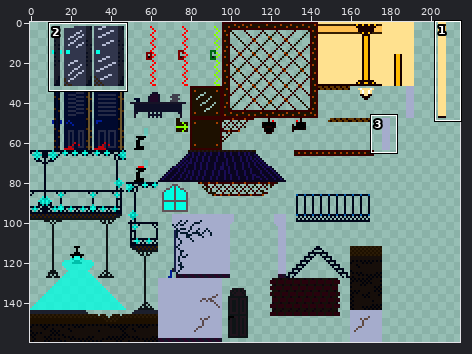
Sprite sheet, stored at assets/UntitledSpyGameSpriteMap-1.png.png. Above, an overview of the earlier version with the close-up marked.
Close-up. Before the edit:
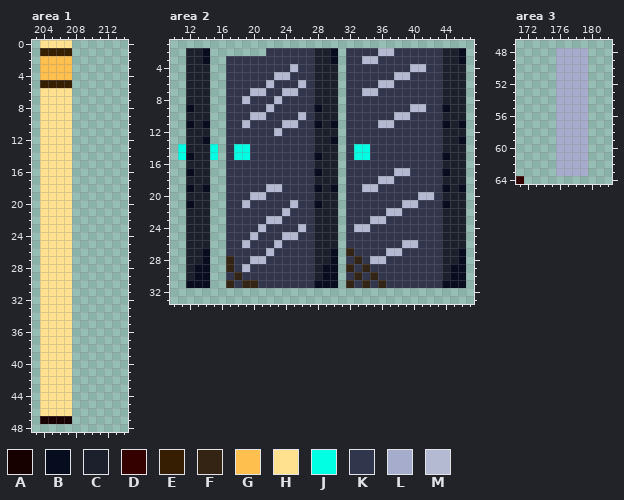
The file is 240x160 pixels. Colours within 5 levels of each other are drawn and written as one. Shown: area 1: x 203..214, y 0..48; area 2: x 10..47, y 1..33; area 3: x 171..182, y 47..64. The wide view leaves out empty margins. The commit also changed other parts of the picture, which this record leaves out.
Palette (. is transparent): A #170000  B #070c1e  C #1c1f2c  D #350000  E #351e01  F #342414  G #ffbf4f  H #ffe18f  J #00ffe3  K #31364c  L #a5accc  M #b3bad2
Once edited:
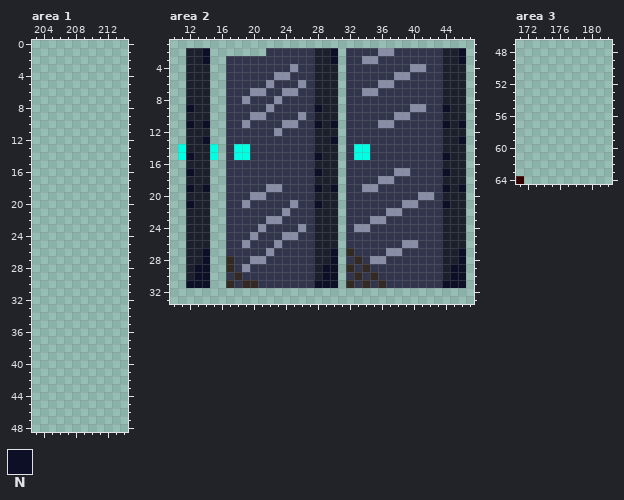
Colours new in this view: N #0d0f27
The exact change:
colour F: #342414 -> #332a26
colour M: #b3bad2 -> #888ea6
Area 1:
y 0: x 204..207 HHHH -> ....
y 1: x 204..207 EEEE -> ....
y 2..4: x 204..207 GGGG -> ....
y 5: x 204..207 EEEE -> ....
y 6..46: x 204..207 HHHH -> ....
y 47: x 204..207 AAAA -> ....
Area 2:
y 2..3: x 14 B -> N; x 30 B -> N; x 46 B -> N
y 9: x 12 B -> N; x 28 B -> N; x 44 B -> N
y 11: x 12 B -> N; x 14 B -> N; x 28 B -> N; x 30 B -> N; x 44 B -> N; x 46 B -> N
y 13: x 14 B -> N; x 30 B -> N; x 46 B -> N
y 15: x 12 B -> N; x 28 B -> N; x 44 B -> N
y 17: x 12 B -> N; x 28 B -> N; x 44 B -> N
y 19: x 12 B -> N; x 14 B -> N; x 28 B -> N; x 30 B -> N; x 44 B -> N; x 46 B -> N
y 21: x 12 B -> N; x 28 B -> N; x 44 B -> N
y 27..28: x 14 B -> N; x 30 B -> N; x 46 B -> N
y 29..30: x 13..14 BB -> NN; x 29..30 BB -> NN; x 45..46 BB -> NN
y 31: x 12..14 BBB -> NNN; x 28..30 BBB -> NNN; x 44..46 BBB -> NNN
Area 3:
y 48..63: x 176..179 LLLL -> ....
Pixel boxes of the changes (left, top, right, bottom) in both close-ups:
erased: (40, 40, 72, 424)
changed: (186, 48, 466, 288)
erased: (556, 48, 588, 176)
